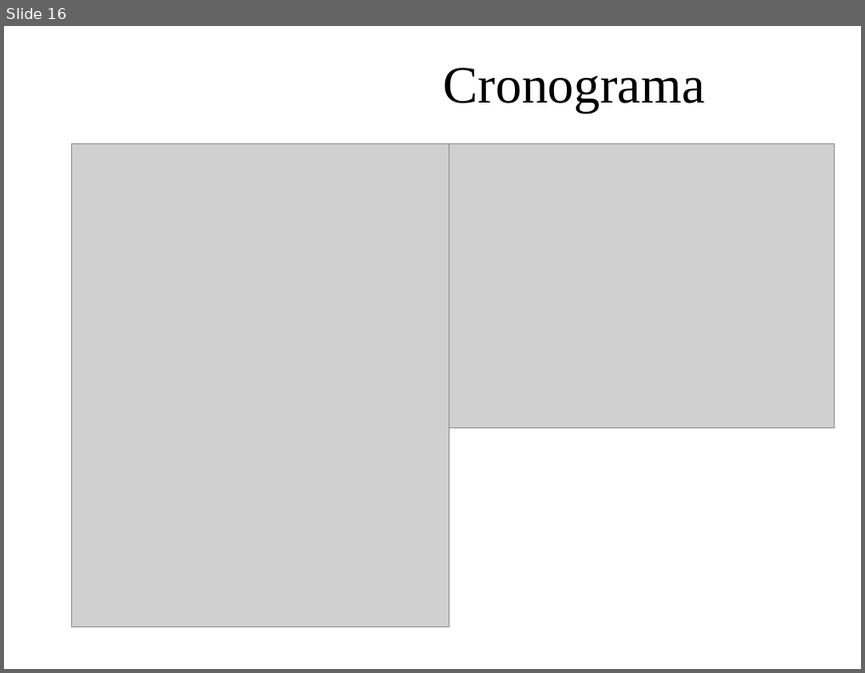
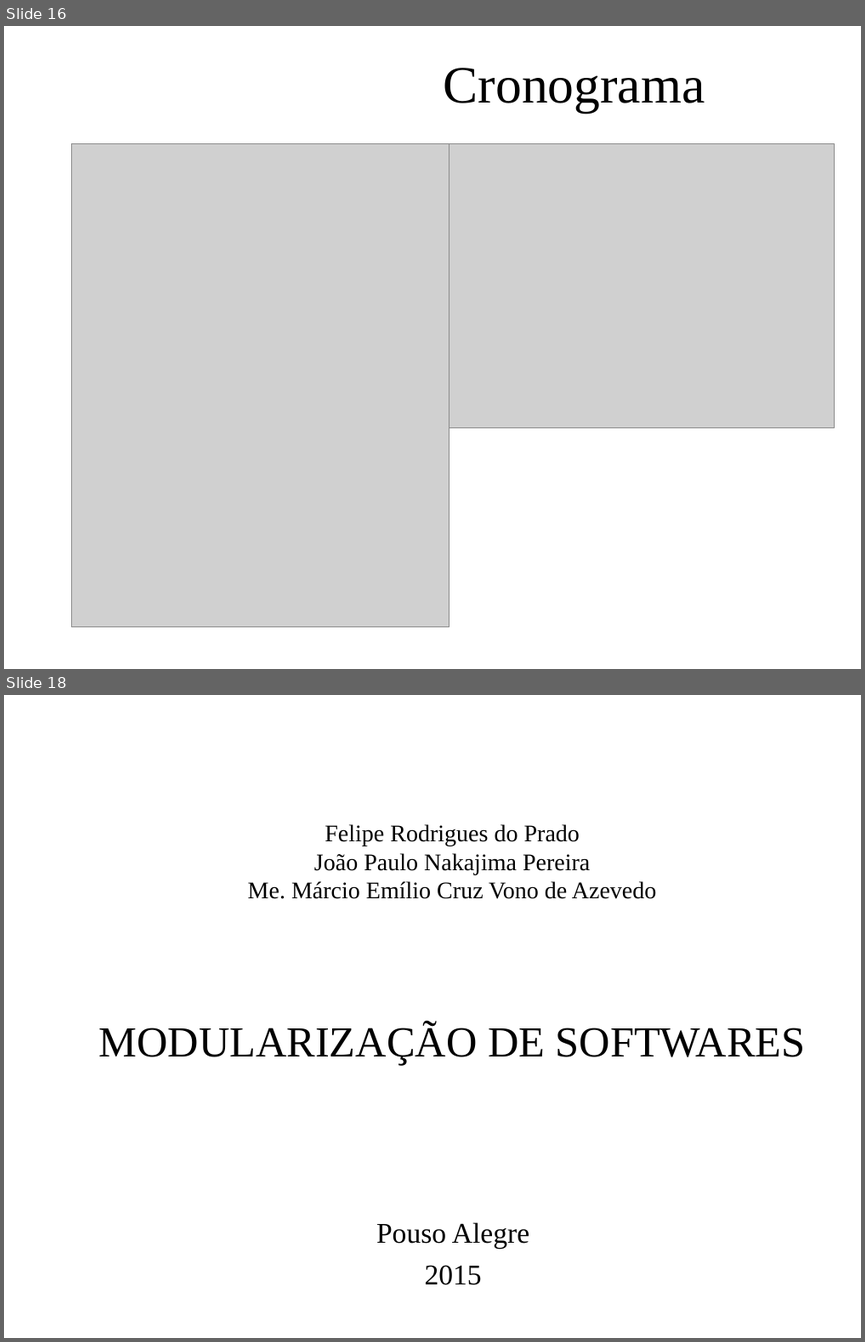
Before and after one commit to feliperodriguesprado/tcc_repository, a slide deck: documents/life_cycle/qualificacao/qualificacao_slides.odp. Shown one above the other, each under a label of ours: slide 16 before the commit, slides 16 and 18 after it; the slides between them are not shown. The pictures are 865x673 and 865x1342 pixels, drawn with LibreOffice and Linux fonts; fonts in the diff are those of the drawing; grey boxes stand for pictures; background and template pictures are left out. Boxes give left, top, right and bottom in pixels: in the first picture for what was removed or moved away, otherwise in the second. Text is boxed around its words. In the diff, an @@ line names an element or a change of style, - is before the commit and + after.

```diff
--- a/documents/life_cycle/qualificacao/qualificacao_slides.odp
+++ b/documents/life_cycle/qualificacao/qualificacao_slides.odp
@@ slide 18 added at [4, 695, 861, 1338], background picture (left out) @@
@@ free added at [71, 814, 834, 908], 20 pt, text #000000 @@
+Felipe Rodrigues do Prado
+João Paulo Nakajima Pereira
+Me. Márcio Emílio Cruz Vono de Azevedo
@@ text added at [99, 1023, 806, 1066], 36 pt, text #000000 @@
+MODULARIZAÇÃO DE SOFTWARES
@@ text added at [376, 1222, 529, 1285], 24 pt, text #000000 @@
+Pouso Alegre
+2015
```
Also in this commit, not shown: 12 slides changed, 2 other slides added, 2 slides removed.
